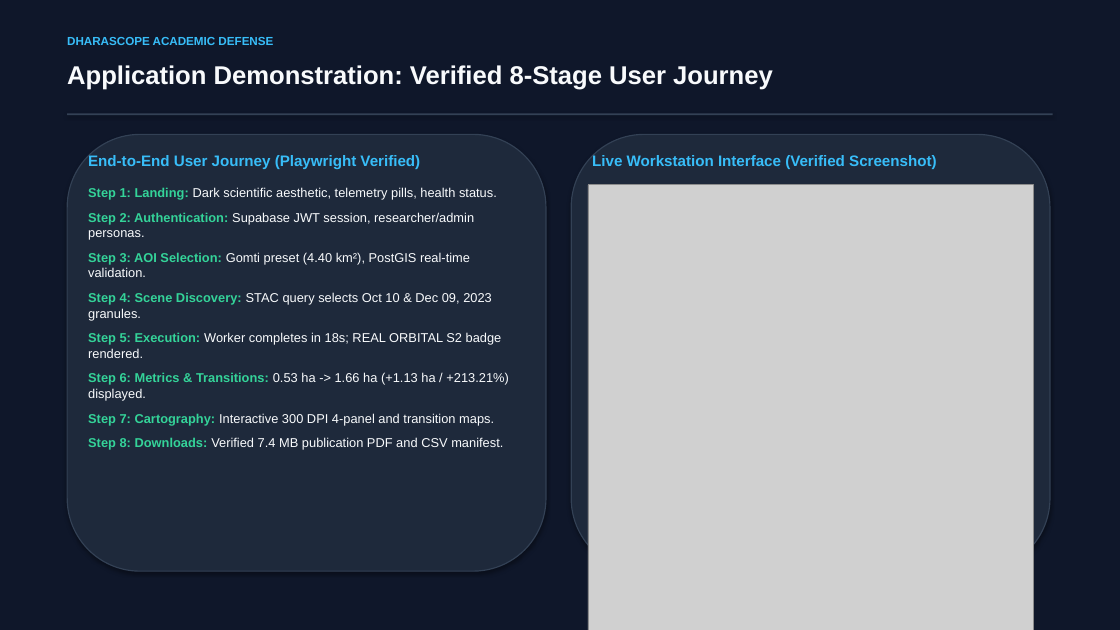
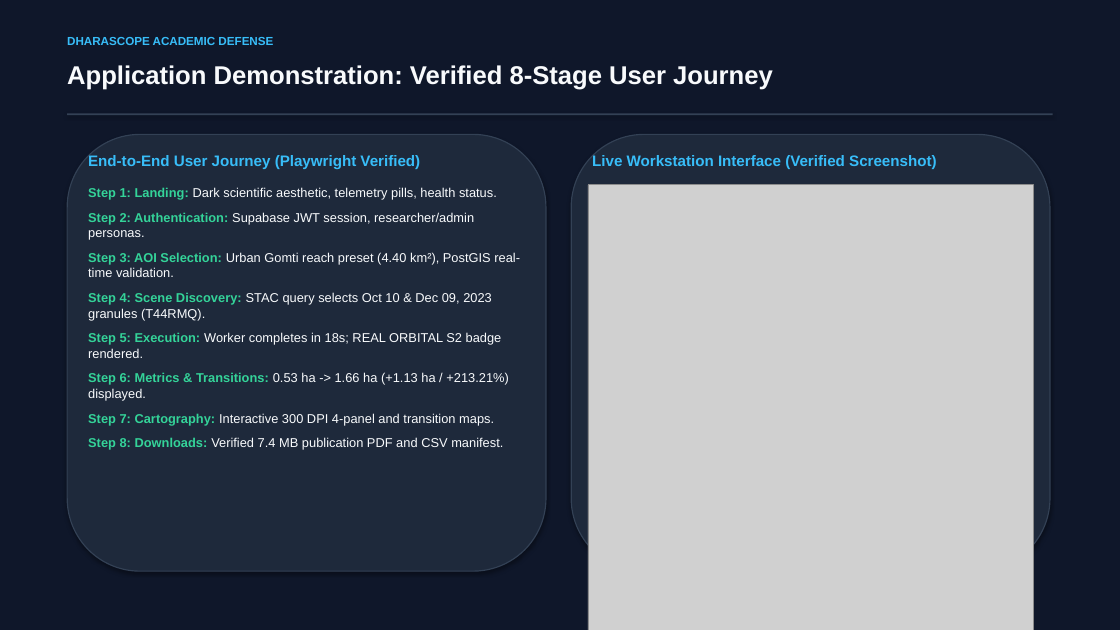
Before and after one commit to Akshat-2923/END_SEM_PROJECT_AKSHAT_3274, a slide deck: slide 10 of DharaScope_Final_Presentation.pptx. Drawn at 1120x630 pixels with LibreOffice and Linux fonts; fonts in the diff are those of the drawing; grey boxes stand for pictures. Boxes give left, top, right and bottom in pixels: in the first picture for what was removed or moved away, otherwise in the second. Text is boxed around its words. In the diff, an @@ line names an element or a change of style, - is before the commit and + after.

```diff
--- a/DharaScope_Final_Presentation.pptx
+++ b/DharaScope_Final_Presentation.pptx
@@ text at box(88, 252, 520, 320): text changed @@
-Step 3: AOI Selection: Gomti preset (4.40 km²), PostGIS real-time validation.
-Step 4: Scene Discovery: STAC query selects Oct 10 & Dec 09, 2023 granules.
+Step 3: AOI Selection: Urban Gomti reach preset (4.40 km²), PostGIS real-time validation.
+Step 4: Scene Discovery: STAC query selects Oct 10 & Dec 09, 2023 granules (T44RMQ).
```
Also in this commit, not shown: 4 other slides changed, 9 other files.
